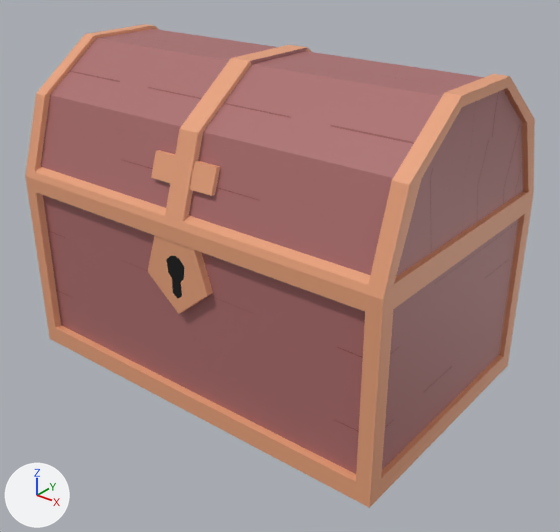
One commit to the Blender file Primeira_Sala/Stage Mockup.blend: the scene before it, then after it.
The view is the same before and after, from a camera (50 mm lens) standing at (1.83, -2.23, 1.81) and looking at (0.08, -0.05, 0.45). The axes (+X, +Y, +Z) are drawn at lower left. The lights are the same throughout.

The first picture shows 'Chest'.
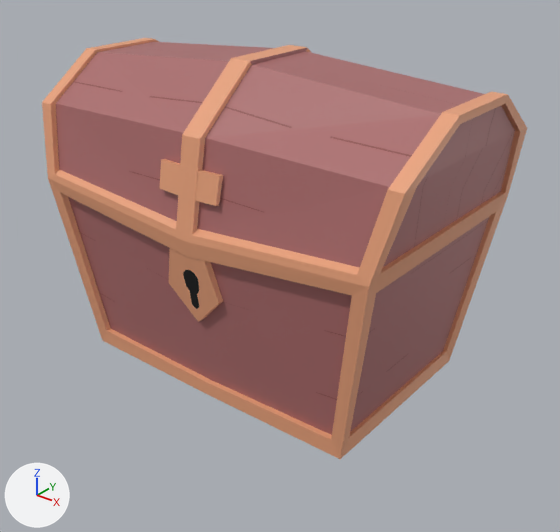
Changed parts and their boxes [x1, y1, x2, y2] in the pictures (560 x 532 px; the box of a moved part takes in the faces that stretch with it):
'Chest', reshaped (13% shorter): before [25, 24, 535, 508]; after [42, 38, 527, 459]
part 1 of me_chest, moved or reshaped: before [151, 150, 220, 196]; after [160, 159, 223, 206]
part 2 of me_chest, moved or reshaped: before [25, 24, 535, 508]; after [42, 38, 527, 459]

Edits to the bpy script that builds the scene:
```text
Change me_chest:
    used by ob_chest; location = (0.0, 0.0, 0.0)
    remove me_chest.from_pydata(...)  # 303 vertices, 282 faces; spans x -0.85..0.85, y -0.54..0.54, z -0.01..1.27
    add me_chest.from_pydata(...)  # 303 vertices, 282 faces; spans x -0.85..0.85, y -0.49..0.49, z -0.01..1.27
    me_chest part 1: the loose piece of 12 vertices spanning x -0.14..0.14, y -0.49..-0.44, z 0.89..0.99 is scaled about its middle by (0.953, 0.733, 1.14), then moved by (0.0, 0.02, -0.04)
    me_chest part 2: 261 of 303 vertices moved; they spanned x -0.85..0.85, y -0.54..0.54, z -0.01..1.27 and now span x -0.85..0.85, y -0.49..0.49, z -0.01..1.22; mean shift (0.0, 0.01, -0.04); largest move (0.85, -0.54, -0.01) -> (0.64, -0.41, 0.0)
```
